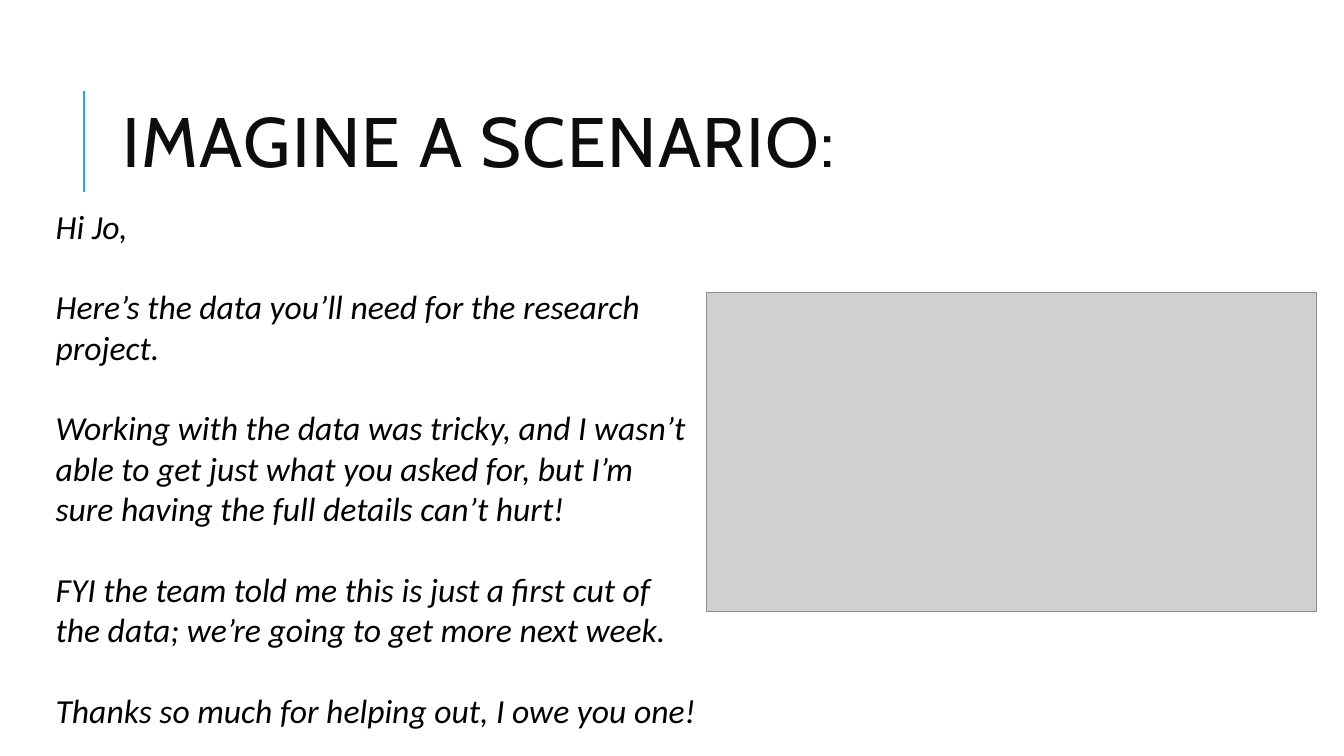
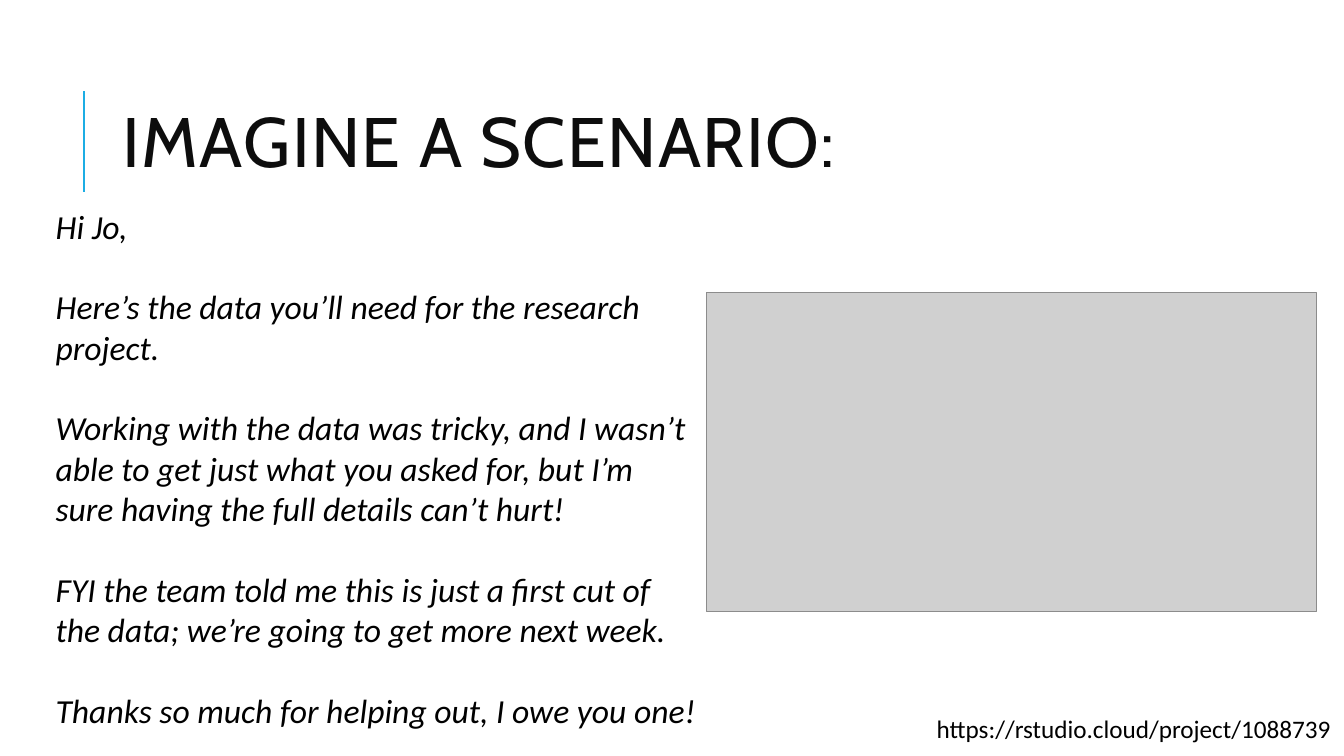
Before and after one commit to Jim89/tidy-lesson-plan, a slide deck: slide 2 of data-subsetting.pptx. Drawn at 1344x756 pixels with LibreOffice and Linux fonts; fonts in the diff are those of the drawing; grey boxes stand for pictures. Boxes give left, top, right and bottom in pixels: in the first picture for what was removed or moved away, otherwise in the second. Text is boxed around its words. In the diff, an @@ line names an element or a change of style, - is before the commit and + after.

```diff
--- a/data-subsetting.pptx
+++ b/data-subsetting.pptx
@@ text added at [937,720,1331,743], 18 pt, text #000000 @@
+https://rstudio.cloud/project/1088739
```
Also in this commit, not shown: 8 other slides changed, 1 slide added, 4 other files.
